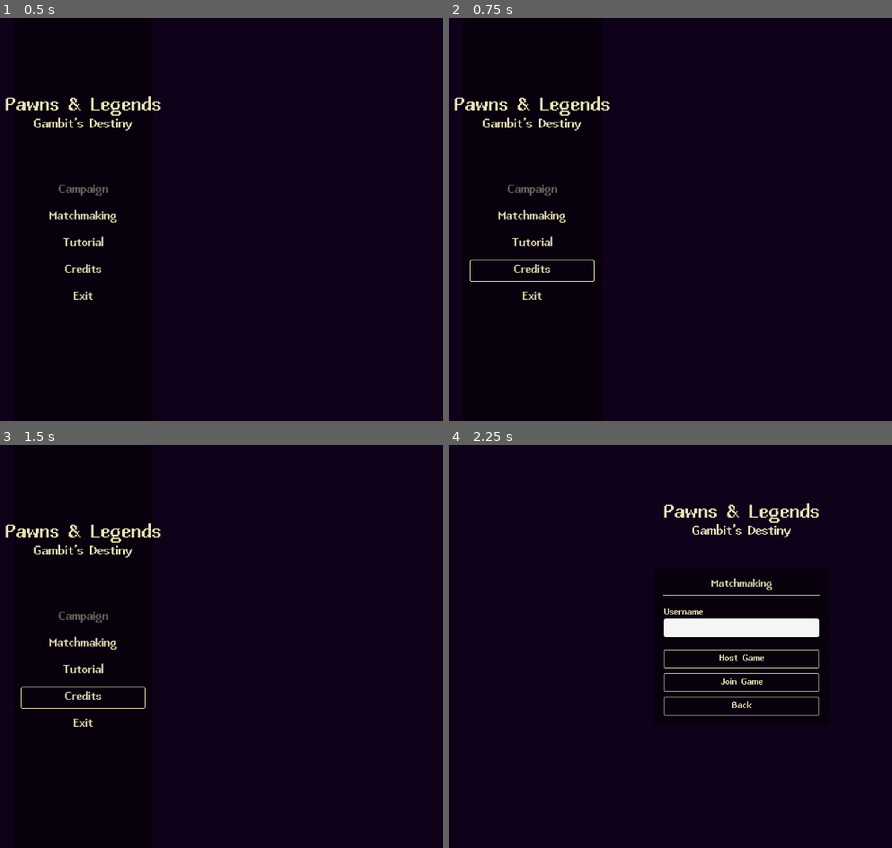
Above: before the commit, frames 1-4 (two rows, left to right).
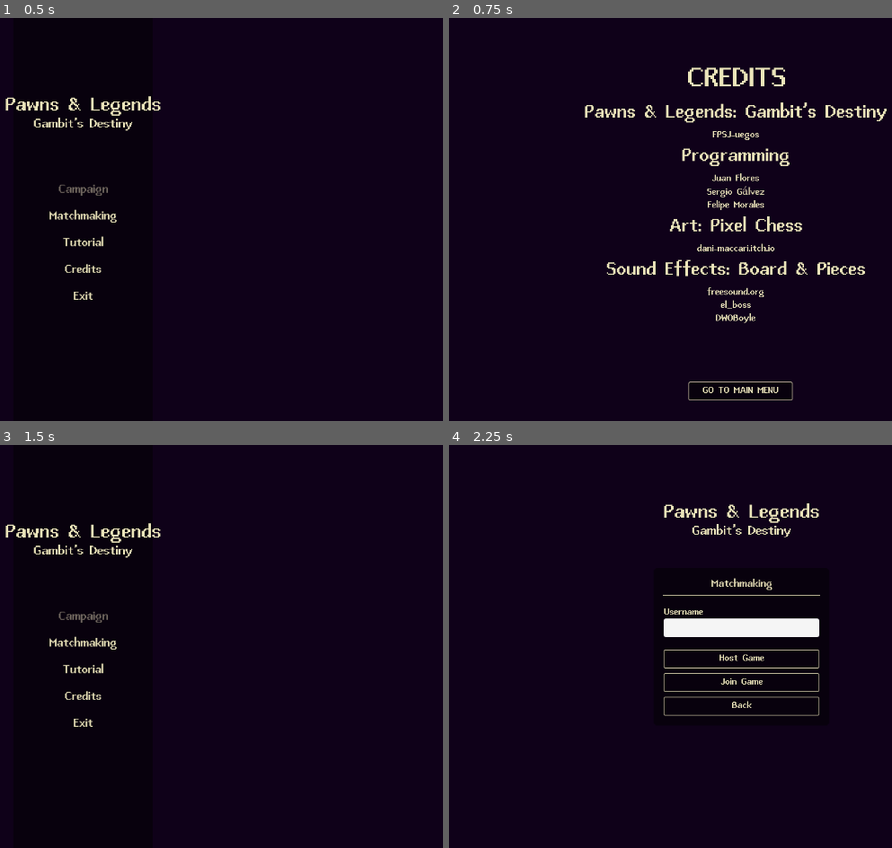
Above: after the commit, the same moments.

Repository: Juanxpeke/GD-FPSJuegos
Game: Godot game, scene res://Core/UI/MainMenu/main_menu.tscn
The game is run twice, just before and just after one commit, with the same random seed, the same clock (stepped at 60 frames per second) and the same inputs. The engine's default icon, where the game draws it, is replaced by a stand-in: a white triangle on a blue panel in a dark square.
Inputs (mouse positions are in pixels of both pictures, inside the frame that each line leads up to):
- Up to frame 1 (0.5 s): no input
- Up to frame 2 (0.75 s): click "Credits" at 0.5 s
- Up to frame 3 (1.5 s): click (292, 819) at 1.25 s, where only the run after the commit has a clickable "GO TO MAIN MENU"
- Up to frame 4 (2.25 s): click "Matchmaking" at 2 s

Frame 1 is identical in both runs. In frame 2, 5.7% of the frame differs, in the area x 1-99%, y 12-95%; in frame 3, 0.2%; in frame 4, nothing differs.

Commit message:
add: credits scene

Diff:
--- /dev/null
+++ b/Core/UI/Credits/credits.gd
@@ -0,0 +1,45 @@
+extends CanvasLayer
+
+@export var main_menu_scene: PackedScene
+
+@onready var credits_container = %CreditsContainer
+@onready var go_main_menu_button = %Button
+
+var credits = [
+	{
+		"section": "Pawns & Legends: Gambit's Destiny",
+		"author": "FPSJ-uegos"
+	},
+	{
+		"section": "Programming",
+		"author": "Juan Flores\nSergio Gálvez\nFelipe Morales",
+	},
+	{
+		"section": "Art: Pixel Chess",
+		"author": "dani-maccari.itch.io"
+	},
+	{
+		"section": "Sound Effects: Board & Pieces",
+		"author": "freesound.org\nel_boss\nDWOBoyle"
+	}
+]
+
+func _ready():
+	go_main_menu_button.pressed.connect(_go_main_menu_button_pressed)
+	for credit in credits:
+		var section_label = _create_label(credit.section, 32)
+		var author_label = _create_label(credit.author, 16)
+
+		credits_container.add_child(section_label)
+		credits_container.add_child(author_label)
+
+func _create_label(text, text_size) -> Label:
+	var label = Label.new()
+	label.horizontal_alignment = HORIZONTAL_ALIGNMENT_CENTER
+	label.autowrap_mode = TextServer.AUTOWRAP_WORD
+	label.text = text
+	label.add_theme_font_size_override("font_size", text_size)
+	return label
+
+func _go_main_menu_button_pressed():
+	get_tree().change_scene_to_packed(main_menu_scene)
--- /dev/null
+++ b/Core/UI/Credits/credits.tscn
@@ -0,0 +1,44 @@
+[gd_scene load_steps=3 format=3 uid="uid://ldt2vysslkjo"]
+
+[ext_resource type="Script" path="res://Core/UI/Credits/credits.gd" id="1_0x1cf"]
+[ext_resource type="PackedScene" uid="uid://bslhrv3eo36wd" path="res://Core/UI/MainMenu/main_menu.tscn" id="2_u3bpl"]
+
+[node name="CanvasLayer" type="CanvasLayer"]
+script = ExtResource("1_0x1cf")
+main_menu_scene = ExtResource("2_u3bpl")
+
+[node name="CreditsContainer" type="VBoxContainer" parent="."]
+unique_name_in_owner = true
+anchors_preset = 8
+anchor_left = 0.5
+anchor_top = 0.5
+anchor_right = 0.5
+anchor_bottom = 0.5
+offset_left = -389.0
+offset_top = -250.0
+offset_right = 370.0
+offset_bottom = 254.0
+grow_horizontal = 2
+grow_vertical = 2
+
+[node name="Label" type="Label" parent="CreditsContainer"]
+layout_mode = 2
+theme_override_font_sizes/font_size = 48
+text = "CREDITS"
+horizontal_alignment = 1
+
+[node name="Button" type="Button" parent="."]
+unique_name_in_owner = true
+anchors_preset = 7
+anchor_left = 0.5
+anchor_top = 1.0
+anchor_right = 0.5
+anchor_bottom = 1.0
+offset_left = -85.0
+offset_top = -63.0
+offset_right = 82.0
+offset_bottom = -33.0
+grow_horizontal = 2
+grow_vertical = 0
+theme_override_font_sizes/font_size = 16
+text = "GO TO MAIN MENU"
--- a/Core/UI/MainMenu/main_menu.gd
+++ b/Core/UI/MainMenu/main_menu.gd
@@ -7,6 +7,7 @@
 
 @onready var matchmaking_button = %MatchmakingButton
 @onready var exit_button = %ExitButton
+@onready var credits_button = %CreditsButton
 
 @onready var username_input = %UsernameInput
 @onready var host_button = %HostButton
@@ -34,6 +35,7 @@
 	multiplayer.server_disconnected.connect(_on_server_disconnected)
 
 	matchmaking_button.pressed.connect(_on_matchmaking_button_pressed)
+	credits_button.pressed.connect(on_credits_button_pressed)
 	exit_button.pressed.connect(_on_exit_button_pressed)
 
 	host_button.pressed.connect(_on_host_button_pressed)
@@ -59,6 +61,10 @@
 # Called when matchmaking button is pressed
 func _on_matchmaking_button_pressed() -> void:
 	_go_to_menu(matchmaking_menu)
+
+# Called when credits button is pressed
+func on_credits_button_pressed() -> void:
+	get_tree().change_scene_to_file("res://Core/UI/Credits/credits.tscn")
 
 # Called when exit button is pressed
 func _on_exit_button_pressed() -> void:
--- a/Core/UI/MainMenu/main_menu.tscn
+++ b/Core/UI/MainMenu/main_menu.tscn
@@ -136,6 +136,7 @@
 text = "Tutorial"
 
 [node name="CreditsButton" type="Button" parent="Menus/StartMenu/StartMenuContainer/StartMenuButtons"]
+unique_name_in_owner = true
 texture_filter = 2
 layout_mode = 2
 theme_override_colors/font_color = Color(0.921569, 0.898039, 0.729412, 1)
